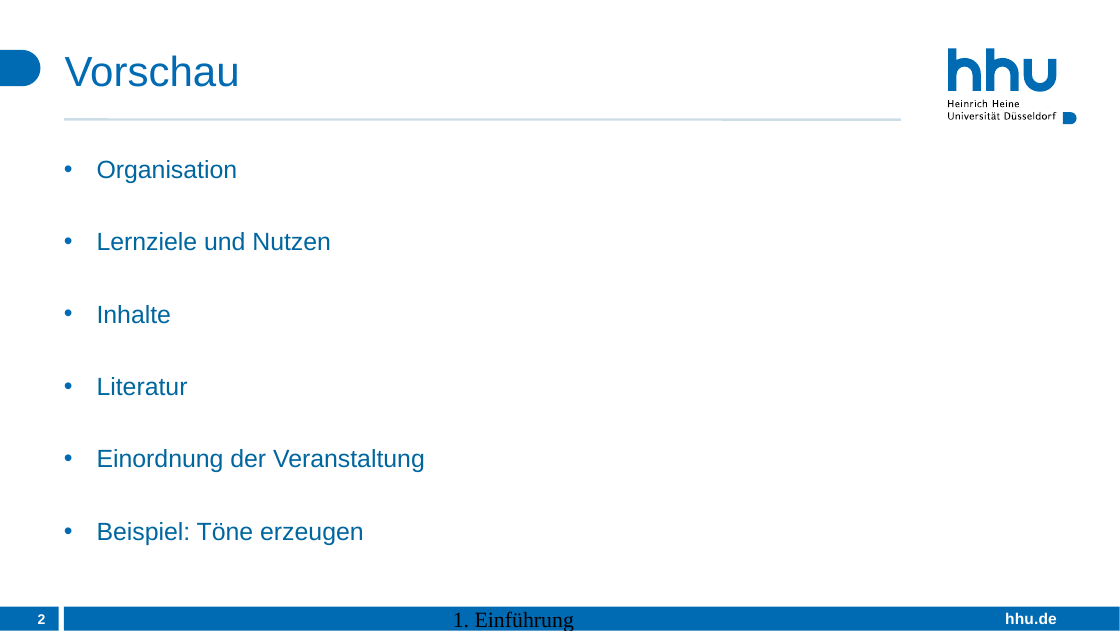
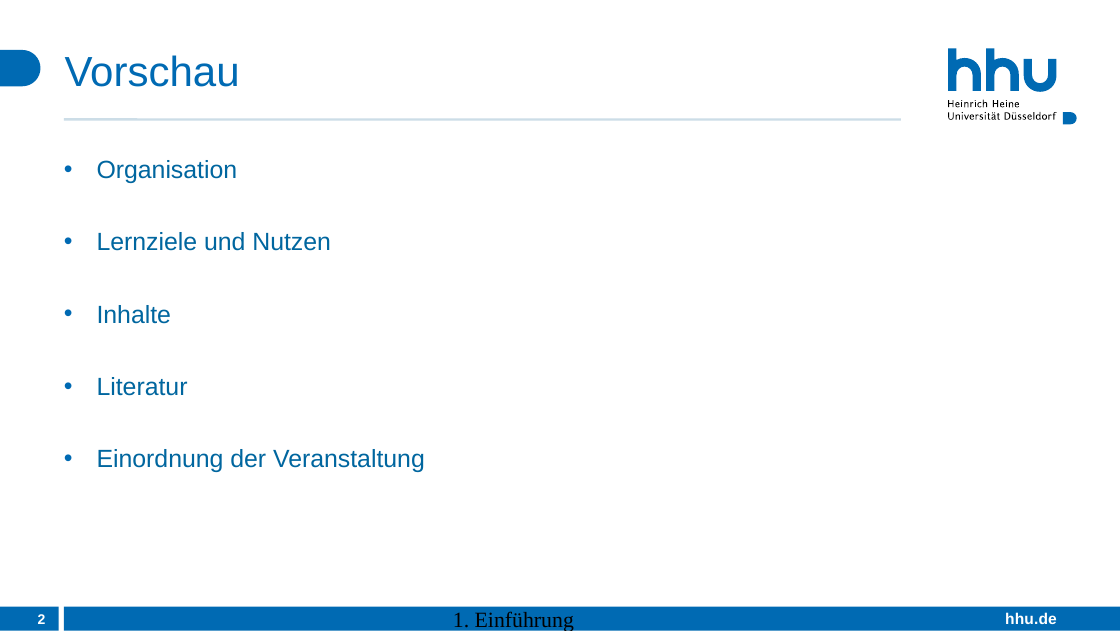
Before and after one commit to Expletiv/HeineOS, a slide deck: slide 2 of slides/lecture1_introduction_(german).pptx. Drawn at 1120x631 pixels with LibreOffice and Linux fonts; fonts in the diff are those of the drawing. Boxes give left, top, right and bottom in pixels: in the first picture for what was removed or moved away, otherwise in the second. Text is boxed around its words. In the diff, an @@ line names an element or a change of style, - is before the commit and + after.

```diff
--- a/slides/lecture1_introduction_(german).pptx
+++ b/slides/lecture1_introduction_(german).pptx
@@ outline redrawn in 5 elements at <box>949,100,954,106</box>, <box>955,102,960,108</box>, <box>1009,102,1014,106</box>, <box>1015,102,1019,108</box>, <box>949,112,1057,120</box> @@
@@ text at <box>97,522,364,545</box>: paragraph removed @@
-• Beispiel: Töne erzeugen
```
Also in this commit, not shown: 17 other slides changed, 3 other files.
